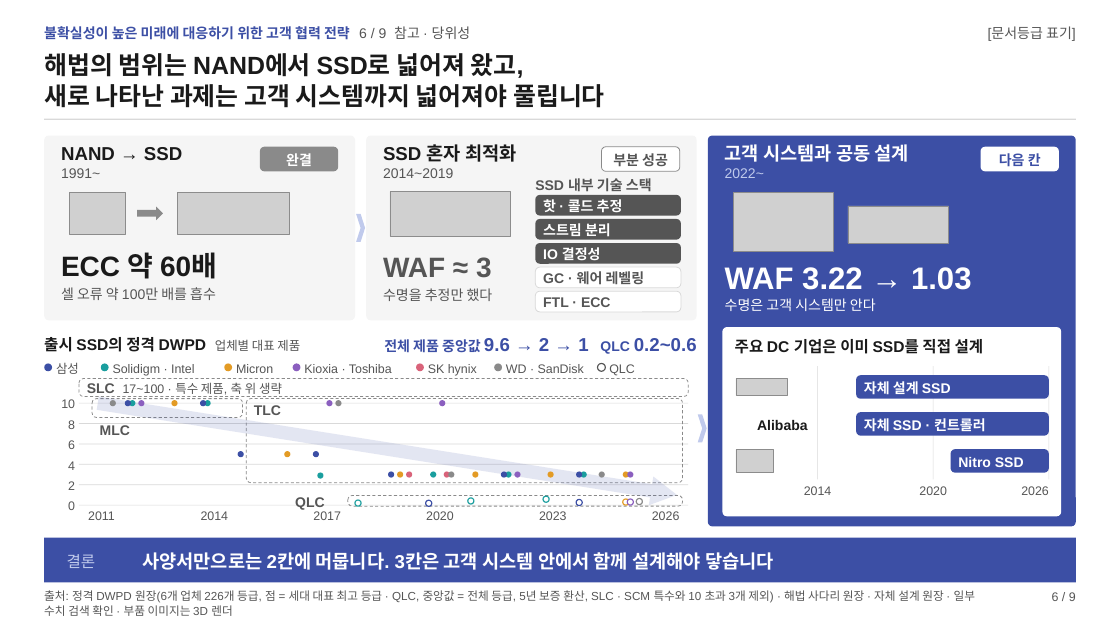
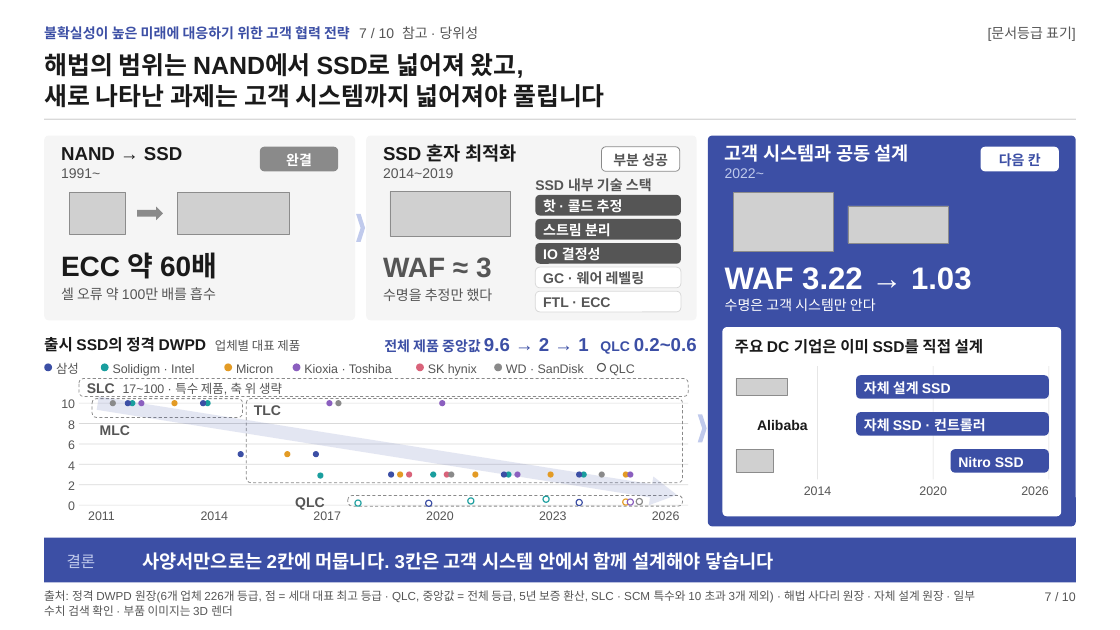
Before and after one commit to k31001/action-learning, a slide deck: slide 7 of outputs/presentation/ssd-future-ready-strategy.pptx (slide 6 before the commit). Drawn at 1120x630 pixels with LibreOffice and Linux fonts; fonts in the diff are those of the drawing; grey boxes stand for pictures; background and template pictures are left out. Boxes give left, top, right and bottom in pixels: in the first picture for what was removed or moved away, otherwise in the second. Text is boxed around its words. In the diff, an @@ line names an element or a change of style, - is before the commit and + after.

```diff
--- a/outputs/presentation/ssd-future-ready-strategy.pptx
+++ b/outputs/presentation/ssd-future-ready-strategy.pptx
@@ text at (44, 26, 479, 40): text changed @@
-불확실성이 높은 미래에 대응하기 위한 고객 협력 전략 6 / 9 참고 · 당위성
+불확실성이 높은 미래에 대응하기 위한 고객 협력 전략 7 / 10 참고 · 당위성
@@ text at (1045, 592, 1076, 601): text changed @@
-6 / 9
+7 / 10
```
Also in this commit, not shown: 8 other slides changed, 1 slide added, 24 other files.
